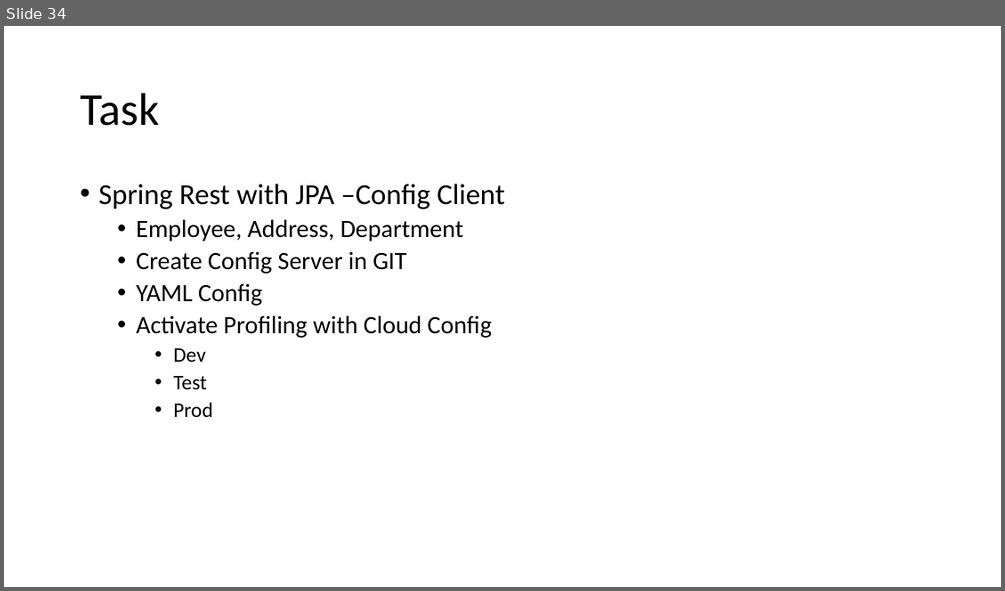
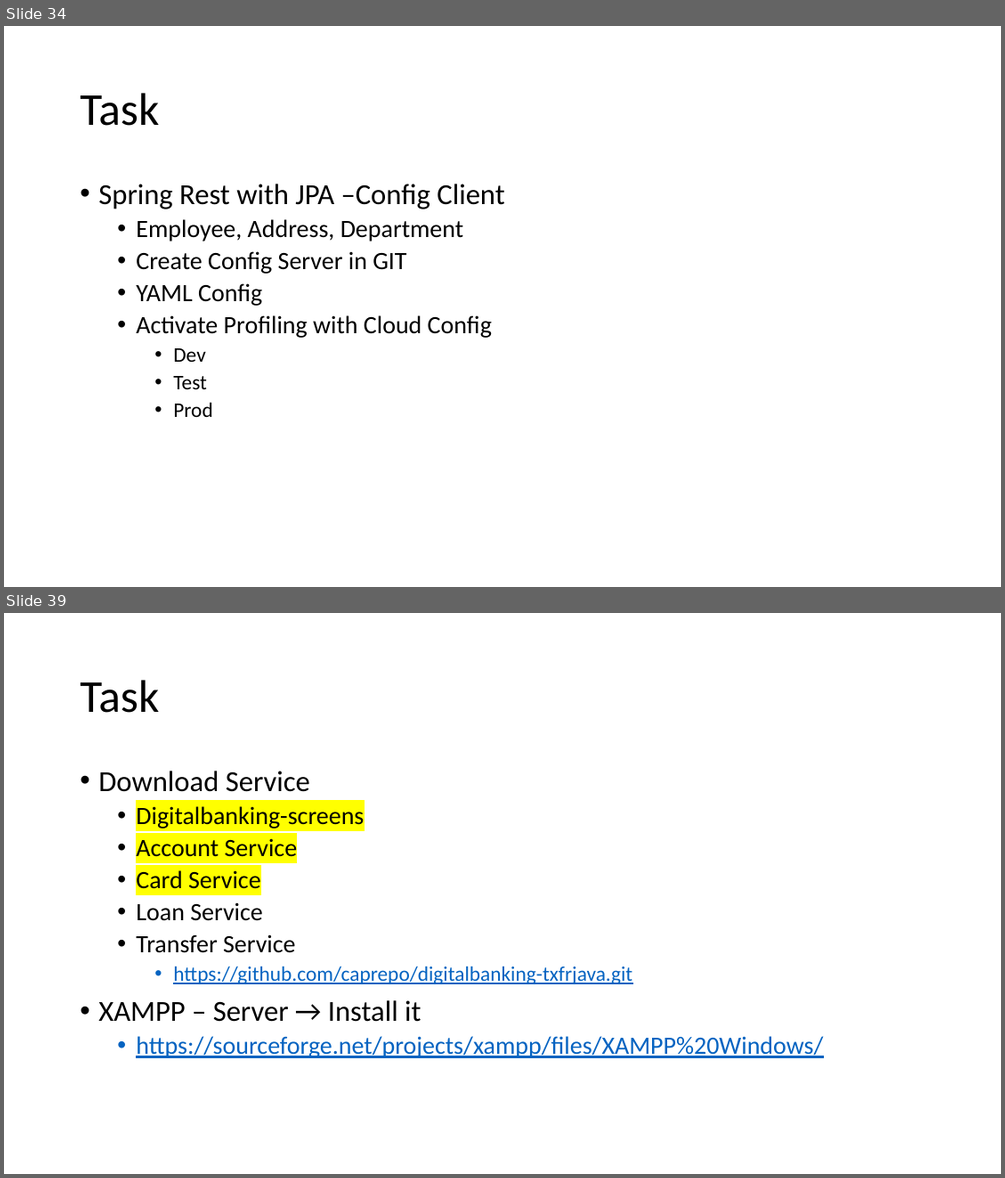
Before and after one commit to priyangm/pod_trg, a slide deck: FinishingSchool-June.pptx. Shown one above the other, each under a label of ours: slide 34 before the commit, slides 34 and 39 after it; the slides between them are not shown. The pictures are 1005x591 and 1005x1178 pixels, drawn with LibreOffice and Linux fonts; fonts in the diff are those of the drawing. Boxes give left, top, right and bottom in pixels: in the first picture for what was removed or moved away, otherwise in the second. Text is boxed around its words. In the diff, an @@ line names an element or a change of style, - is before the commit and + after.

```diff
--- a/FinishingSchool-June.pptx
+++ b/FinishingSchool-June.pptx
@@ slide 39 added at [4, 613, 1001, 1174], background #FFFFFF @@
@@ title added at [80, 680, 159, 713], 44 pt, text #000000 @@
+Task
@@ text added at [98, 771, 823, 1058], 24 pt, text #0563C1, underline @@
+• Download Service
+  • Digitalbanking-screens
+  • Account Service
+  • Card Service
+  • Loan Service
+  • Transfer Service
+    • https://github.com/caprepo/digitalbanking-txfrjava.git
+• XAMPP – Server → Install it
+  • https://sourceforge.net/projects/xampp/files/XAMPP%20Windows/
```
Also in this commit, not shown: 5 other slides added.
